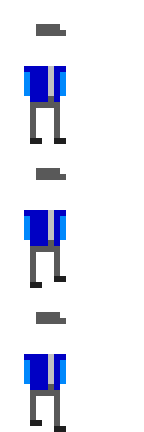
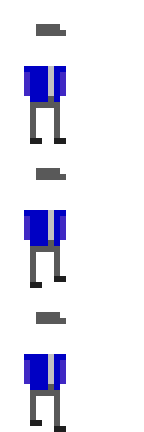
Comparing the layer stacks of the two (144, 432) images. Changes:
painted on "Background" over left=24, top=72, right=66, bottom=384
